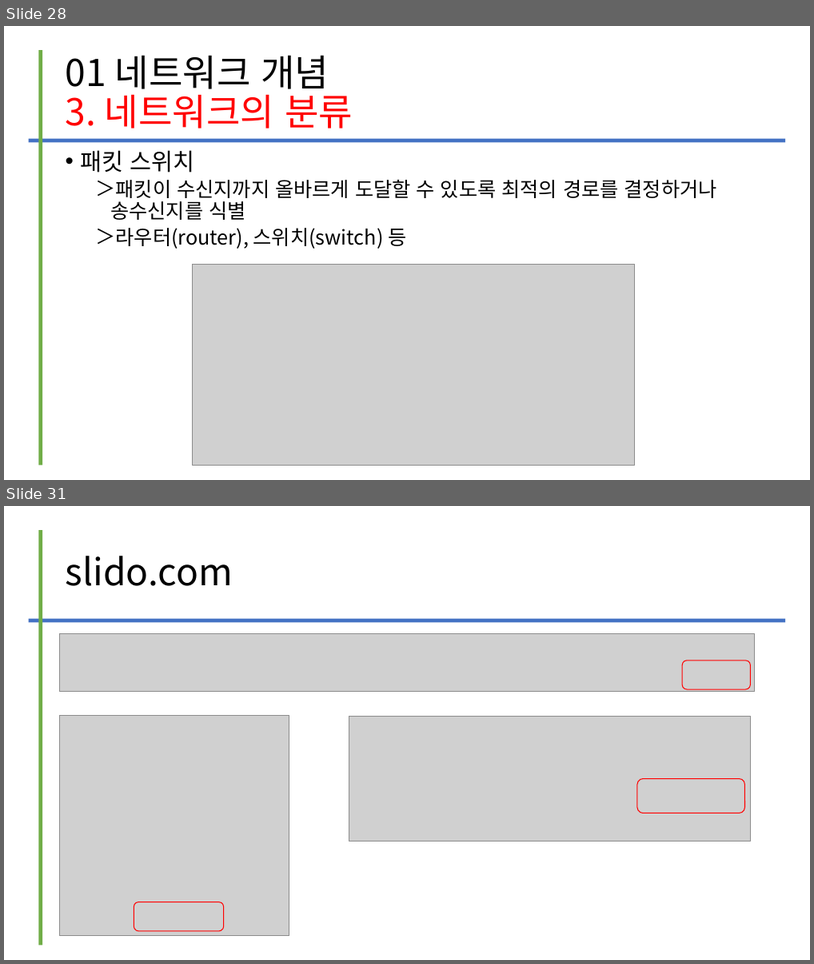
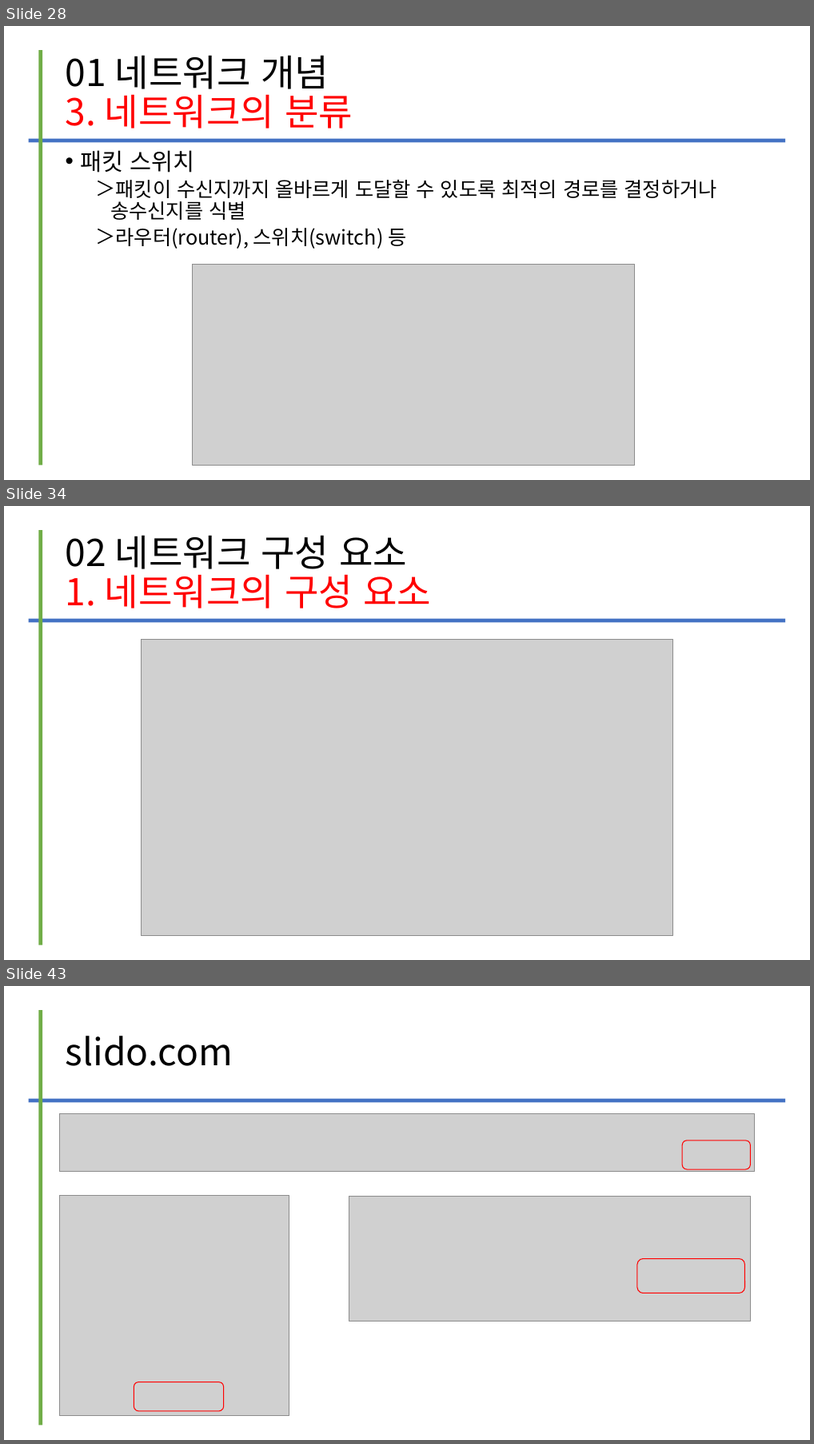
Before and after one commit to kig2929kig/2025-1-network, a slide deck: 컴퓨터 네트워크 - I. 네트워크의 이해.ppt. Shown one above the other, each under a label of ours: slides 28 and 31 before the commit, slides 28, 34 and 43 after it; the slides between them are not shown. The pictures are 814x964 and 814x1444 pixels, drawn with LibreOffice and Linux fonts; fonts in the diff are those of the drawing; grey boxes stand for pictures. Boxes give left, top, right and bottom in pixels: in the first picture for what was removed or moved away, otherwise in the second. Text is boxed around its words. In the diff, an @@ line names an element or a change of style, - is before the commit and + after.

```diff
--- a/컴퓨터 네트워크 - I. 네트워크의 이해.ppt
+++ b/컴퓨터 네트워크 - I. 네트워크의 이해.ppt
@@ slide 34 added at <box>4,506,810,960</box>, background #FFFFFF @@
@@ line added from (41, 530) to (41, 945), #70AD47 4.51 pt @@
@@ title added at <box>66,535,431,608</box>, 44 pt, text #FF0000 @@
+02 네트워크 구성 요소
+1. 네트워크의 구성 요소
@@ line added from (28, 620) to (786, 620), #4472C4 4.51 pt @@
@@ picture added at <box>142,639,673,935</box> @@
@@ what was slide 31 is now slide 43 @@
```
Also in this commit, not shown: 2 slides changed, 11 other slides added.
